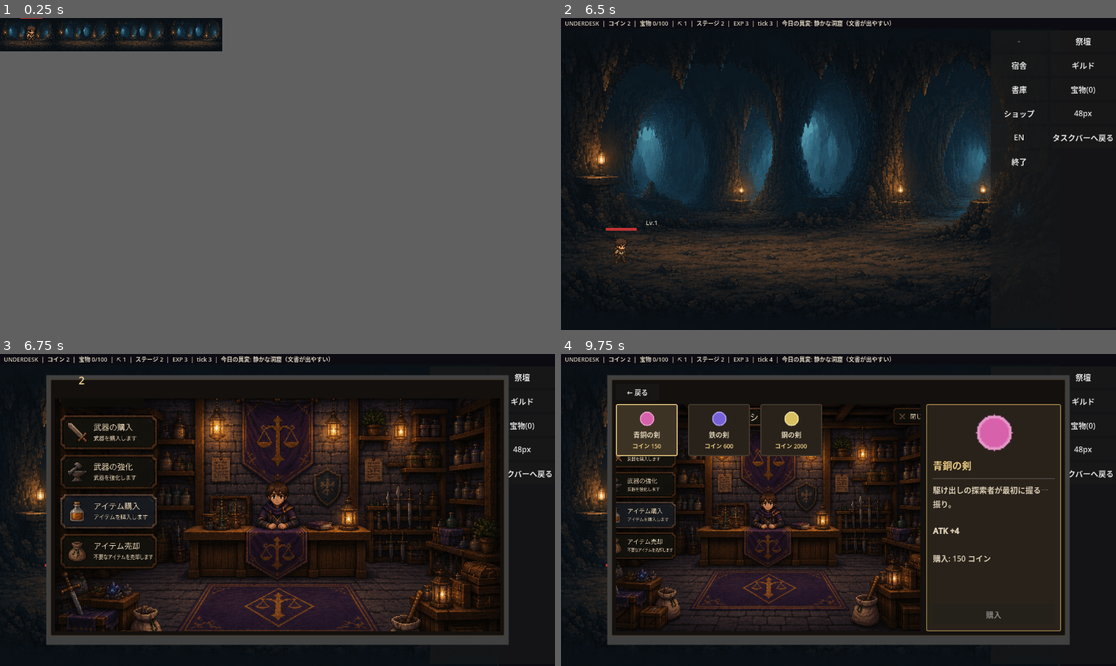
Above: before the commit, frames 1-4 (two rows, left to right).
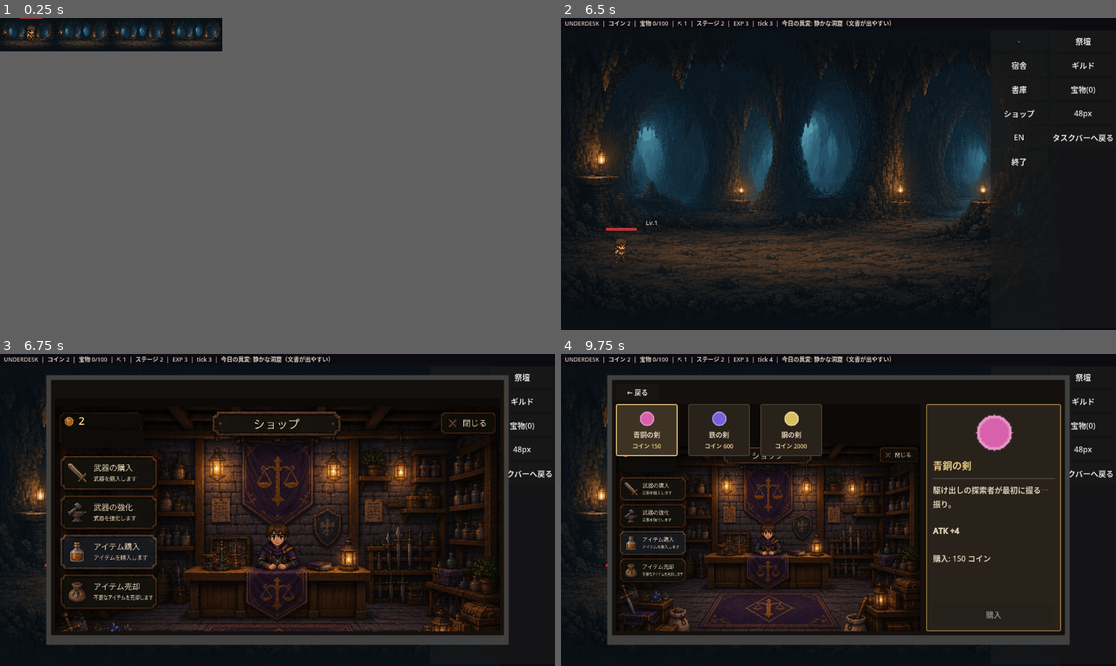
Above: after the commit, the same moments.

Repository: jinsei0604/UnderDesk
Game: Godot game, scene res://src/ui/main.tscn
Two runs of this game, one before a commit and one after it. Both use one fixed random seed, a clock stepped at 60 frames per second and the inputs below.
Inputs (mouse positions are in pixels of both pictures, inside the frame that each line leads up to; where the layout moved, square brackets give the same spot in the first picture):
- Up to frame 1 (0.25 s): no input
- Up to frame 2 (6.5 s): tap Enter at 0.5 s; drag from (672, 33) to (694, 27) at 0.52 s; click "祭壇" at 1.25 s; click "宿舎" at 2 s; click "ギルド" at 2.75 s; click "書庫" at 3.5 s; click "OK" at 4.25 s; click "宝物(0)" at 5 s; click "OK" at 5.75 s
- Up to frame 3 (6.75 s): click "ショップ" at 6.5 s
- Up to frame 4 (9.75 s): click "48px" at 7.25 s; click "EN" at 8 s; click "タスクバーへ戻る" at 8.75 s; click (605, 366) [605, 363] at 9.5 s

Frames 1-2 are identical in both runs. In frame 3, 23% of the frame differs, in the area x 10-91%, y 7-89%; in frame 4, 13%.

Commit message:
Pad the shop background so the coin badge and close plaque survive the crop
Hiding the detail panel (previous commit) widened card_area enough that
STRETCH_KEEP_ASPECT_COVERED's centered crop sliced ~100-200px off the
top of dialog_bg_shop.png at typical dialog sizes, cutting the coin
badge and "閉じる" plaque off-screen entirely — only the four side
buttons (safely mid-frame) survived.

Added 280px of solid padding above the art's original top edge (color-
matched to the ceiling) so that content sits further from the crop
line, and reworked SHOP_*_HOTSPOT / SHOP_GOLD_OVERLAY against the new
1536x1304 canvas. Verified by simulating the actual cover-crop math at
the default 960x560 dialog size and cropping a preview from the shipped
PNG: both badges now sit safely inside the visible band.

Diff:
--- a/src/ui/main.gd
+++ b/src/ui/main.gd
@@ -917,12 +917,18 @@
 
 var _shop_mode: String = ""
 
-const SHOP_BUY_WEAPON_HOTSPOT := Rect2(0.0052, 0.1777, 0.2174, 0.0898)
-const SHOP_UPGRADE_WEAPON_HOTSPOT := Rect2(0.0052, 0.3105, 0.2174, 0.0898)
-const SHOP_BUY_ITEM_HOTSPOT := Rect2(0.0052, 0.4434, 0.2174, 0.0898)
-const SHOP_SELL_ITEM_HOTSPOT := Rect2(0.0052, 0.5801, 0.2174, 0.0898)
-const SHOP_CLOSE_HOTSPOT := Rect2(0.7982, 0.0146, 0.1888, 0.0781)
-const SHOP_GOLD_OVERLAY := Rect2(0.0534, 0.0215, 0.1452, 0.0469)
+## dialog_bg_shop.png got 280px of solid padding added above its original
+## top edge (2026-07-15): with the detail panel hidden, card_area is wide
+## enough that STRETCH_KEEP_ASPECT_COVERED's centered crop was slicing
+## ~100-200px off the top at typical dialog sizes — enough to lose the
+## coin badge and close plaque entirely. Rects below are normalized
+## against the padded 1536x1304 image.
+const SHOP_BUY_WEAPON_HOTSPOT := Rect2(0.0052, 0.3543, 0.2174, 0.0706)
+const SHOP_UPGRADE_WEAPON_HOTSPOT := Rect2(0.0052, 0.4586, 0.2174, 0.0706)
+const SHOP_BUY_ITEM_HOTSPOT := Rect2(0.0052, 0.5629, 0.2174, 0.0706)
+const SHOP_SELL_ITEM_HOTSPOT := Rect2(0.0052, 0.6702, 0.2174, 0.0706)
+const SHOP_CLOSE_HOTSPOT := Rect2(0.7982, 0.2262, 0.1888, 0.0614)
+const SHOP_GOLD_OVERLAY := Rect2(0.0534, 0.2316, 0.1452, 0.0368)
 const SHOP_GOLD_COLOR := Color(0.95, 0.82, 0.55)
 
 
Binary file changed: assets/art/dialog_bg_shop.png
